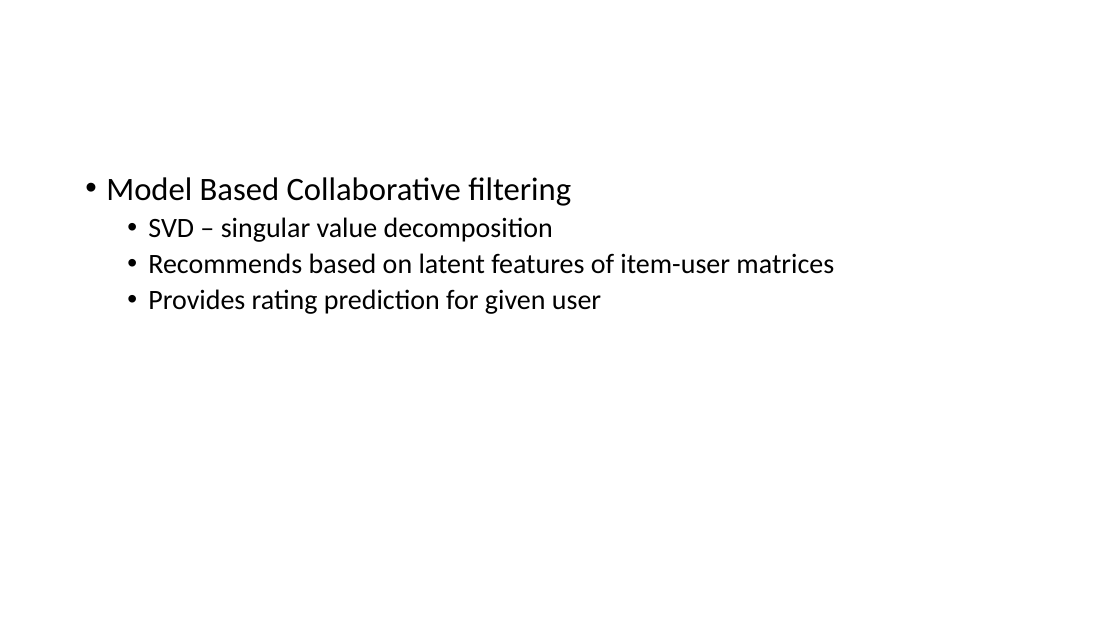
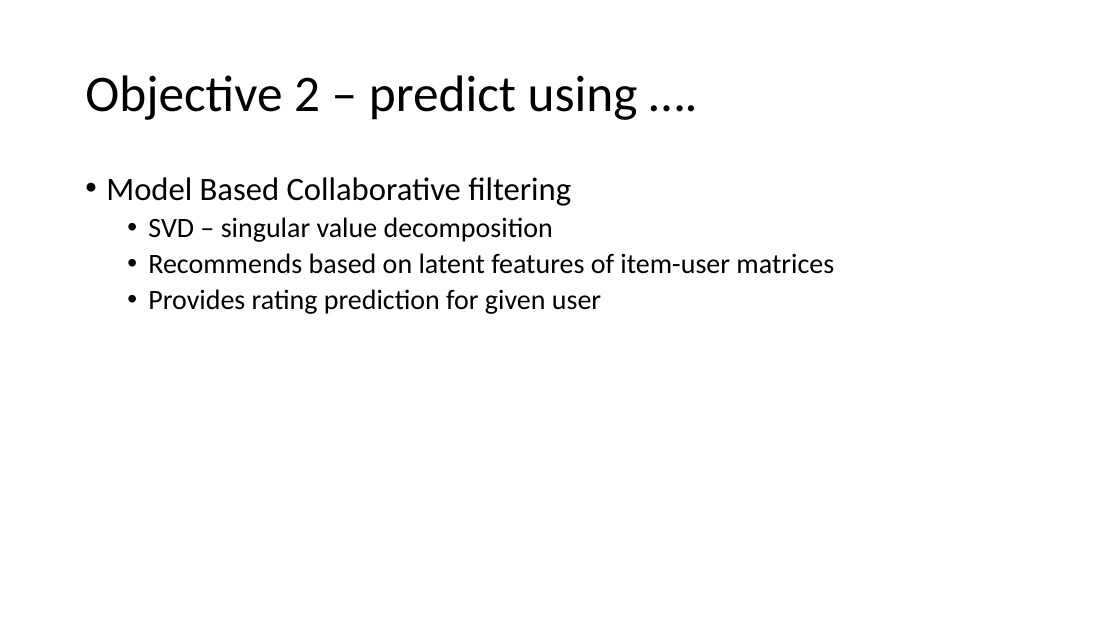
Before and after one commit to deejayrusso/Movie-Recommendation-System, a slide deck: slide 8 of Data Mining Project.pptx (slide 3 before the commit). Drawn at 1120x630 pixels with LibreOffice and Linux fonts; fonts in the diff are those of the drawing. Boxes give left, top, right and bottom in pixels: in the first picture for what was removed or moved away, otherwise in the second. Text is boxed around its words. In the diff, an @@ line names an element or a change of style, - is before the commit and + after.

```diff
--- a/Data Mining Project.pptx
+++ b/Data Mining Project.pptx
@@ title added at <box>85,75,638,120</box>, 44 pt, text #000000 @@
+Objective 2 – predict using ….
```
Also in this commit, not shown: 1 other slide changed, 6 slides added, 1 slide removed.
